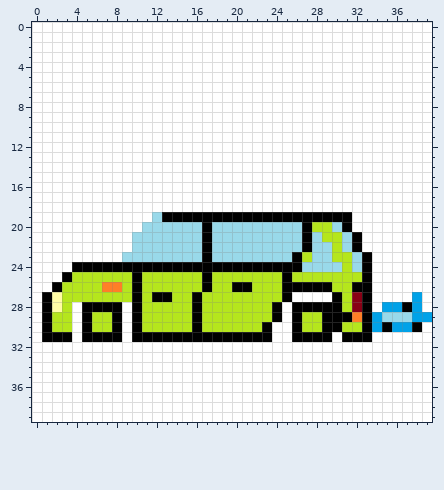
Pixel-art sprite -- gra/auto3nitro lewo.png. Above: the version before the commit.
The file is 40x40 pixels.
After the commit:
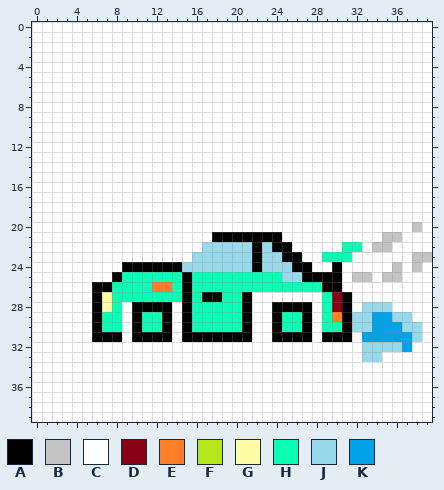
Palette (. is transparent): A #000000  B #c3c3c3  C #ffffff  D #880015  E #ff7f27  F #b5e61d  G #fffca5  H #08ffb4  J #99d9ea  K #00a2e8
The edit:
@@ x 0..39 @@
 18 CCCCCCCCCCCCCCCCCCCCCCCCCCCCCCCCCCCCCCCC
-19 CCCCCCCCCCCCJAAAAAAAAAAAAAAAAAAACCCCCCCC
-20 CCCCCCCCCCCJJJJJJAJJJJJJJJJAFFJACCCCCCCC
-21 CCCCCCCCCCJJJJJJJAJJJJJJJJJAJFFJACCCCCCC
-22 CCCCCCCCCCJJJJJJJAJJJJJJJJJAJJFJACCCCCCC
-23 CCCCCCCCCJJJJJJJJAJJJJJJJJAFJJFFJACCCCCC
-24 CCCCAAAAAAAAAAAAAAAAAAAAAAAJJJJFJACCCCCC
-25 CCCAFFFFFFAFFFFFFAFFFFFFFAFFFFFFFACCCCCC
-26 CCAFFFFEEFAFFFFFFAFFAAFFFAAAAAFFAACCCCCC
-27 CAGFFFFFFFAFAAFFAFFFFFFFFACCCCAFDACCCCKC
-28 CAGFCAAAACAFFFFFAFFFFFFFACAAAAAFDACKKAKC
-29 CAFFCAFFACAFFFFFAFFFFFFFACAFFAAAEAKJJJKK
-30 CAFFCAFFACAFFFFFAFFFFFFACCAFFAAFFAKAKKAC
-31 CAAACAAAACAAAAAAAAAAAAAACCAAAACAAACCCCCC
-32 CCCCCCCCCCCCCCCCCCCCCCCCCCCCCCCCCCCCCCCC
-33 CCCCCCCCCCCCCCCCCCCCCCCCCCCCCCCCCCCCCCCC
+19 CCCCCCCCCCCCCCCCCCCCCCCCCCCCCCCCCCCCCCCC
+20 CCCCCCCCCCCCCCCCCCCCCCCCCCCCCCCCCCCCCCBC
+21 CCCCCCCCCCCCCCCCCCAAAAAAACCCCCCCCCCBBCCC
+22 CCCCCCCCCCCCCCCCCJJJJJAJAACCCCCHHCBBCCCC
+23 CCCCCCCCCCCCCCCCJJJJJJAJJAACCHHHCCCCCCBB
+24 CCCCCCCCCAAAAAAJJJJJJJAJJJAACCACCCCCBCBC
+25 CCCCCCCCAHHHHHHAHHHHHHHHHJJAAAACBBCBBCCC
+26 CCCCCCAAHHHHEEHAHHHHHHHHHHHHHAACCCCCCCCC
+27 CCCCCCAGHHHHHHHAHAAHHACCCCCCCHDACCCCCCCC
+28 CCCCCCAGHCAAAACAHHHHHACCAAAACHDACJJJCCCC
+29 CCCCCCAHHCAHHACAHHHHHACCAHHACHEAJJKKJJCC
+30 CCCCCCAHHCAHHACAHHHHHACCAHHACHHAJJKKKJJC
+31 CCCCCCAAACAAAACAAAAAAACCAAAACAAACKKKKKJC
+32 CCCCCCCCCCCCCCCCCCCCCCCCCCCCCCCCCJJJJKCC
+33 CCCCCCCCCCCCCCCCCCCCCCCCCCCCCCCCCJJCCCCC
 34 CCCCCCCCCCCCCCCCCCCCCCCCCCCCCCCCCCCCCCCC
Changed places in both pictures, as pixel boxes (x1, y1, x2, y2):
changed: (42, 212, 432, 362)
